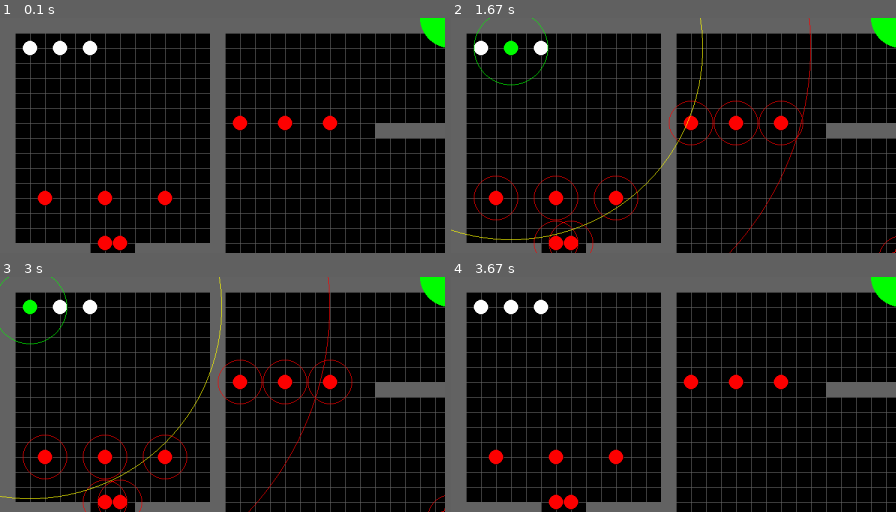
Above: before the commit, frames 1-4 (two rows, left to right).
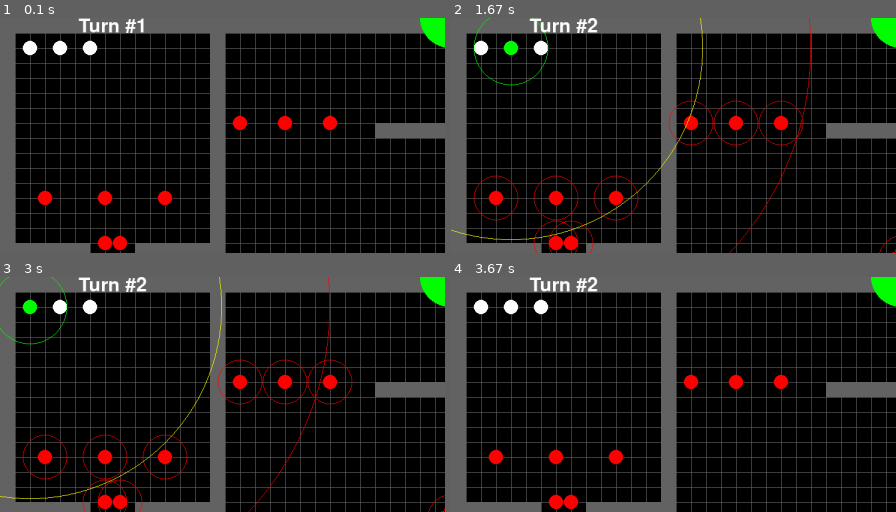
Above: after the commit, the same moments.

Repository: MarcSlakey/40k
Game: pygame game, started from pygame/main.py
Two runs of this game, one before a commit and one after it. Both use one fixed random seed, a clock stepped at 60 frames per second and the inputs below.
Inputs (mouse positions are % of the whole screen's width and height, from its top left):
- Up to frame 1 (0.1 s): no input
- Up to frame 2 (1.67 s): click (3, 6) at 0.38 s; tap Enter at 0.67 s; press the mouse at (10, 6) at 1.03 s; move the mouse to (14, 39) at 1.13 s; release the mouse at (18, 71) at 1.27 s; click (7, 6) at 1.38 s
- Up to frame 3 (3 s): press the mouse at (7, 6) at 1.7 s; move the mouse to (29, 47) at 1.8 s; release the mouse at (51, 89) at 1.93 s; click (3, 6) at 2.55 s; press the mouse at (7, 6) at 2.87 s; move the mouse to (33, 31) at 2.97 s
- Up to frame 4 (3.67 s): release the mouse at (60, 55) at 3.1 s
The pictures show only the part of the screen within x 0-50%, y 0-50%; the shares and areas given below are measured in that part.

The runs differ from the first frame. In frame 1, 0.4% of the frame differs, in the area x 17-33%, y 0-7%; in frame 2, 0.5%, in the area x 17-34%, y 0-7%; in frame 3, 0.5%; in frame 4, 0.5%.

Commit message:
Implemented turn counter based on move refreshes

Diff:
--- a/pygame/main.py
+++ b/pygame/main.py
@@ -36,6 +36,7 @@
 	#Initialize a new game
 	def new(self):
 		self.load_data()
+		self.turn_count = 1
 		self.phases = ["move phase", "shoot_phase"]
 		self.current_phase = "move_phase"
 		self.all_sprites = pygame.sprite.Group()
@@ -93,6 +94,7 @@
 			for sprite in self.selectable_models:
 				sprite.max_move = sprite.original_max_move
 				sprite.original_pos = (sprite.x, sprite.y)
+			self.turn_count += 1
 
 
 	#Game Loop - Event Handling
@@ -185,6 +187,41 @@
 			textSurface = font.render(text, True, WHITE)
 			return textSurface, textSurface.get_rect()
 
+		self.draw_sprites()
+
+		#Model base radii
+		for sprite in self.selectable_models:
+			pygame.draw.circle(self.screen, WHITE, sprite.rect.center, sprite.radius, 0)
+		for sprite in self.targets:
+			pygame.draw.circle(self.screen, RED, sprite.rect.center, sprite.radius, 0)
+
+		#Cohesion radius (two inches)
+		#for sprite in self.selectable_models:
+		#	pygame.draw.circle(self.screen, GREEN, sprite.rect.center, sprite.true_cohesion_radius, 1)
+
+
+		if self.selected_model != None:
+			#Selected model indicator
+			pygame.draw.circle(self.screen, YELLOW, self.selected_model.rect.center, self.selected_model.radius, 0)
+			if self.selected_model.cohesion:
+				pygame.draw.circle(self.screen, GREEN, self.selected_model.rect.center, self.selected_model.radius, 0)
+
+			#Melee radius (one inch)
+			for sprite in self.targets:
+				pygame.draw.circle(self.screen, RED, sprite.rect.center, sprite.true_melee_radius, 1)
+
+		self.draw_cohesion_indicator()
+
+		#Draws useful radii on model selection
+		if self.selected_model != None:
+			self.draw_radii()
+
+		#Turn count display text
+		largeText = pygame.font.Font('freesansbold.ttf', 32)
+		TextSurf, TextRect = text_objects("Turn #{}".format(self.turn_count), largeText)
+		TextRect.center = ((WIDTH/8), 14)
+		self.screen.blit(TextSurf, TextRect)
+
 		"""
 		#Placeholder "Current Phase" Text
 		largeText = pygame.font.Font('freesansbold.ttf', 32)
@@ -193,35 +230,6 @@
 		self.screen.blit(TextSurf, TextRect)
 		"""
 
-		self.draw_sprites()
-
-		#Model base radii
-		for sprite in self.selectable_models:
-			pygame.draw.circle(self.screen, WHITE, sprite.rect.center, sprite.radius, 0)
-		for sprite in self.targets:
-			pygame.draw.circle(self.screen, RED, sprite.rect.center, sprite.radius, 0)
-
-		#Cohesion radius (two inches)
-		#for sprite in self.selectable_models:
-		#	pygame.draw.circle(self.screen, GREEN, sprite.rect.center, sprite.true_cohesion_radius, 1)
-
-
-		if self.selected_model != None:
-			#Selected model indicator
-			pygame.draw.circle(self.screen, YELLOW, self.selected_model.rect.center, self.selected_model.radius, 0)
-			if self.selected_model.cohesion:
-				pygame.draw.circle(self.screen, GREEN, self.selected_model.rect.center, self.selected_model.radius, 0)
-
-			#Melee radius (one inch)
-			for sprite in self.targets:
-				pygame.draw.circle(self.screen, RED, sprite.rect.center, sprite.true_melee_radius, 1)
-
-		self.draw_cohesion_indicator()
-
-		#Draws useful radii on model selection
-		if self.selected_model != None:
-			self.draw_radii()
-
 		pygame.display.update()
 
 
